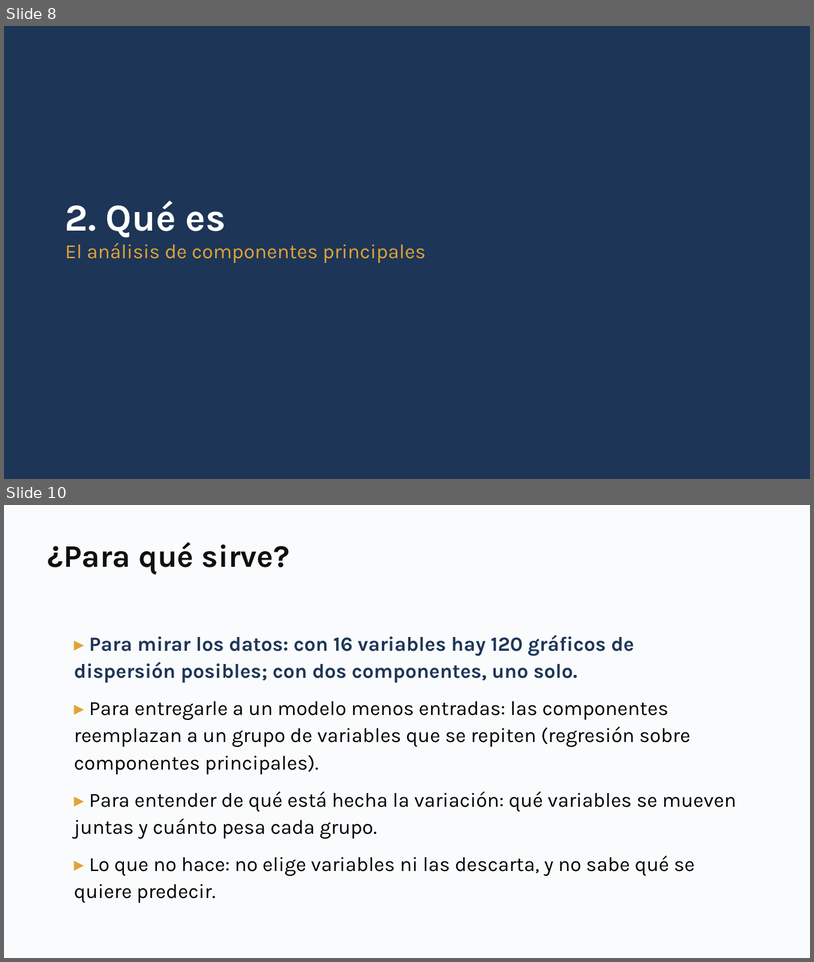
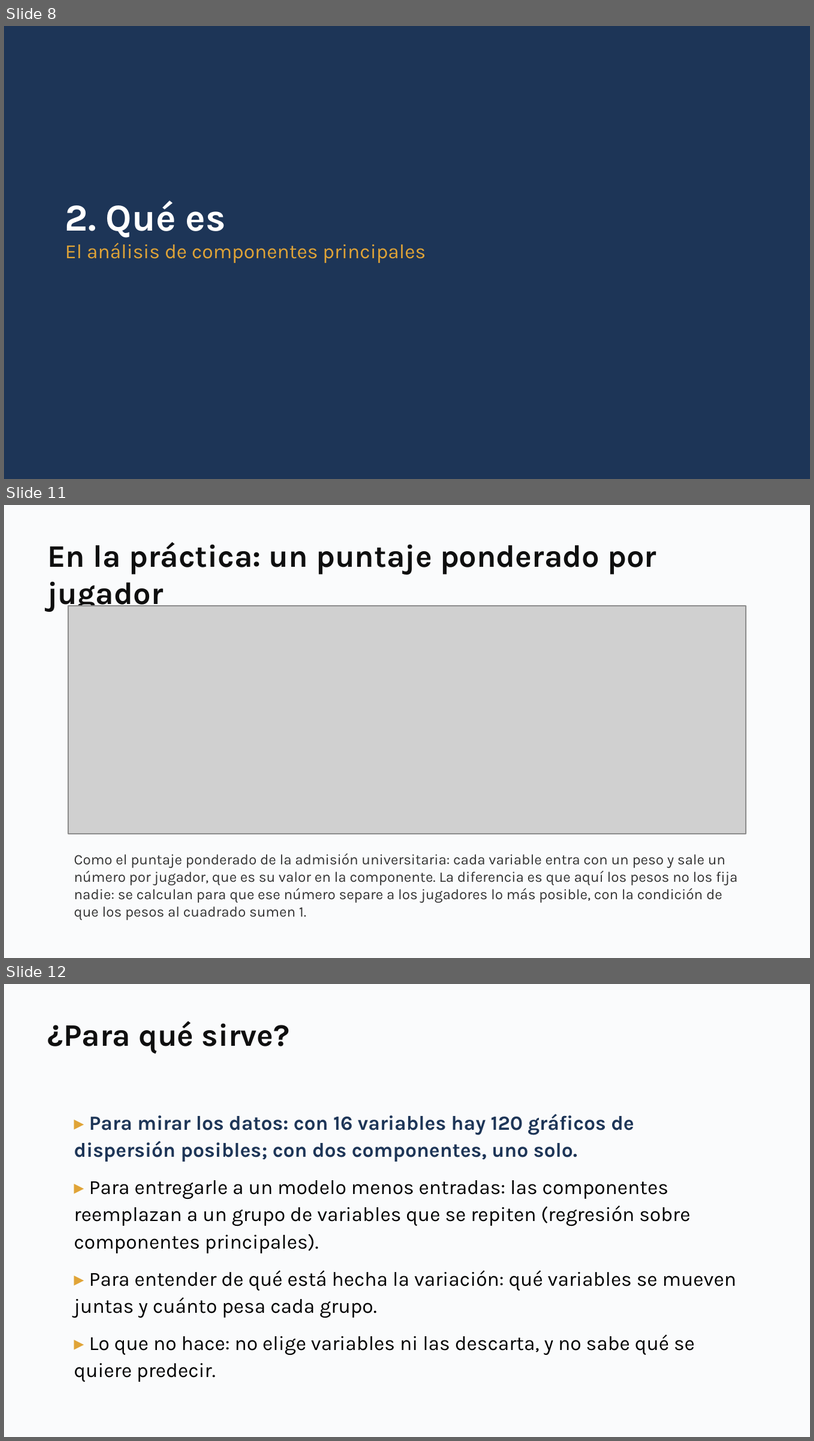
Before and after one commit to daniopitz/diplomado-cdd, a slide deck: presentaciones/clase08_componentes_principales.pptx. Shown one above the other, each under a label of ours: slides 8 and 10 before the commit, slides 8, 11 and 12 after it; the slides between them are not shown. The pictures are 814x962 and 814x1441 pixels, drawn with LibreOffice and Linux fonts; fonts in the diff are those of the drawing; grey boxes stand for pictures. Boxes give left, top, right and bottom in pixels: in the first picture for what was removed or moved away, otherwise in the second. Text is boxed around its words. In the diff, an @@ line names an element or a change of style, - is before the commit and + after.

```diff
--- a/presentaciones/clase08_componentes_principales.pptx
+++ b/presentaciones/clase08_componentes_principales.pptx
@@ slide 11 added at (4, 505, 810, 958), background #FFFFFF @@
@@ rectangle added at (4, 505, 810, 958), fill #FAFBFC @@
@@ text added at (47, 542, 657, 612), 28 pt, text #0F0F0F, bold @@
+En la práctica: un puntaje ponderado por jugador
@@ picture added at (69, 606, 747, 834) @@
@@ text added at (74, 853, 738, 920), 13 pt, text #333333 @@
+Como el puntaje ponderado de la admisión universitaria: cada variable entra con un peso y sale un número por jugador, que es su valor en la componente. La diferencia es que aquí los pesos no los fija nadie: se calculan para que ese número separe a los jugadores lo más posible, con la condición de que los pesos al cuadrado sumen 1.
@@ what was slide 10 is now slide 12 @@
```
Also in this commit, not shown: 2 slides changed, 3 other slides added, 1 slide removed, 3 other files.
